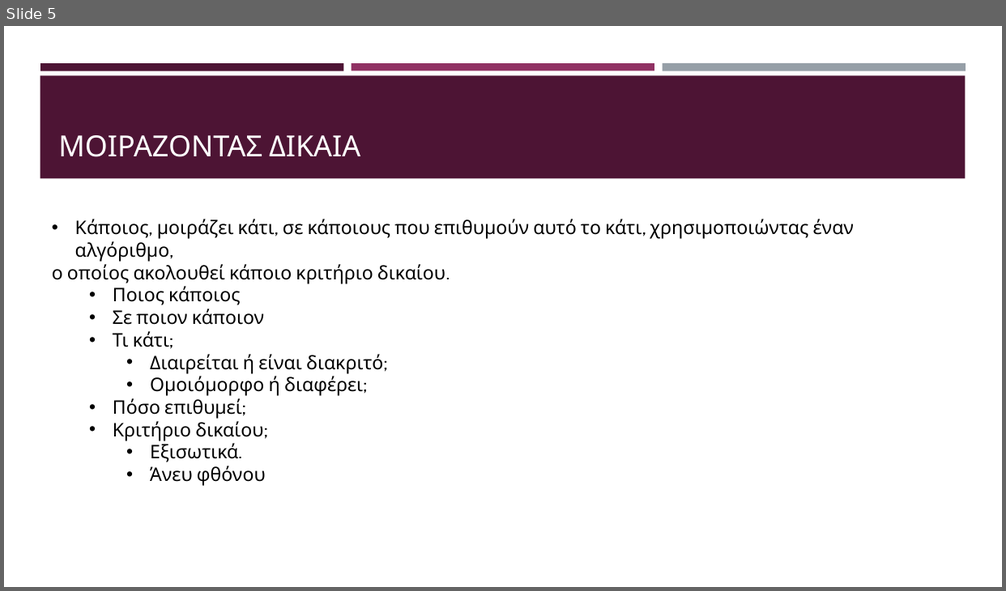
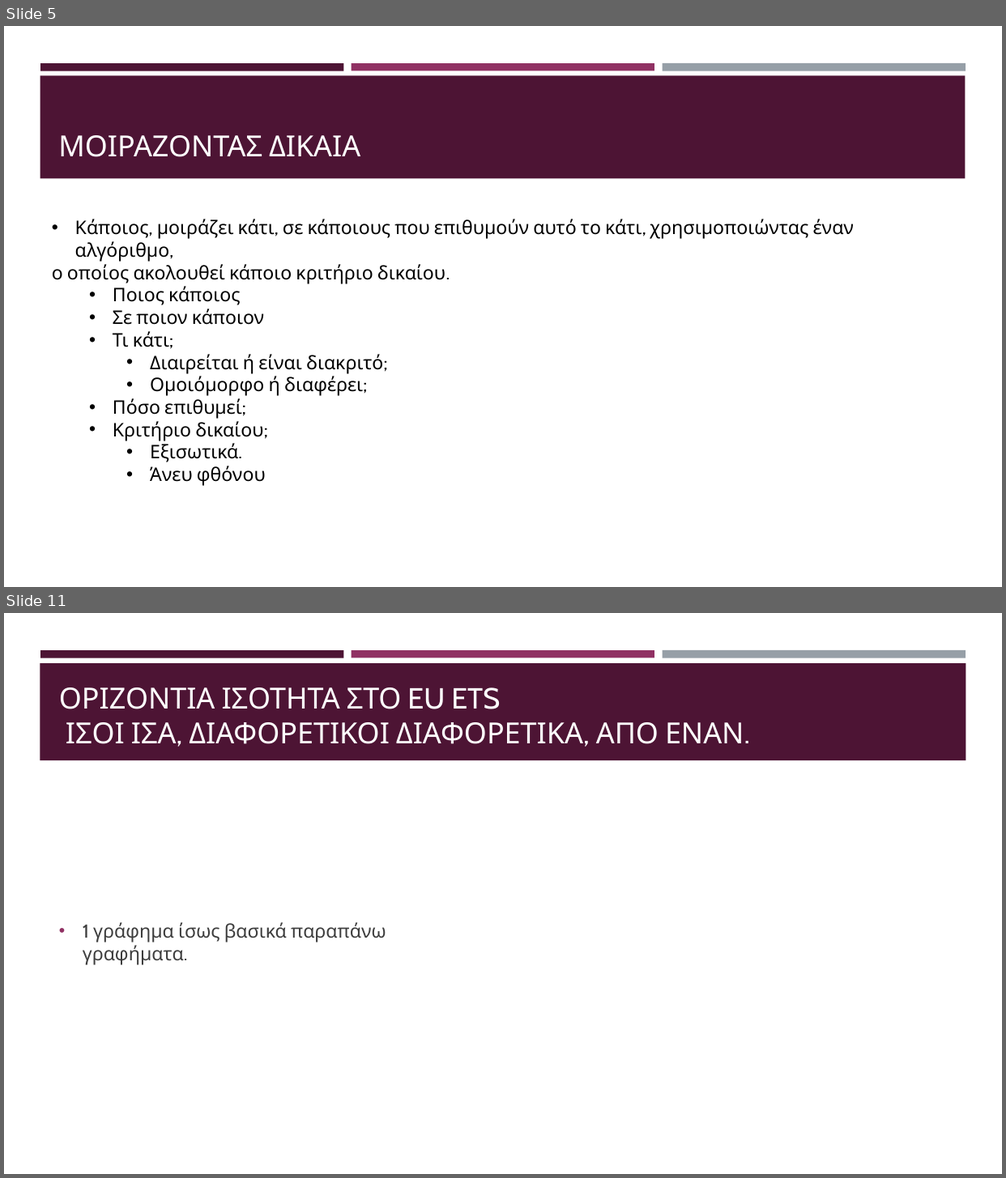
Before and after one commit to kwpap/Diplomatiki_kwpap_step_1, a slide deck: Thesis/Παρουσίαση.pptx. Shown one above the other, each under a label of ours: slide 5 before the commit, slides 5 and 11 after it; the slides between them are not shown. The pictures are 1006x591 and 1006x1178 pixels, drawn with LibreOffice and Linux fonts; fonts in the diff are those of the drawing. Boxes give left, top, right and bottom in pixels: in the first picture for what was removed or moved away, otherwise in the second. Text is boxed around its words. In the diff, an @@ line names an element or a change of style, - is before the commit and + after.

```diff
--- a/Thesis/Παρουσίαση.pptx
+++ b/Thesis/Παρουσίαση.pptx
@@ slide 11 added at (4, 613, 1002, 1174), background #FFFFFF; not listed: 3 template elements that a slide beside it also shows @@
@@ rectangle added at (40, 663, 966, 760), fill #4D1434 @@
@@ title added at (59, 688, 744, 744), 28 pt, text #FFFFFF @@
+ΟΡΙΖΟΝΤΙΑ ΙΣΟΤΗΤΑ ΣΤΟ EU ETS
+ΙΣΟΙ ΙΣΑ, ΔΙΑΦΟΡΕΤΙΚΟΙ ΔΙΑΦΟΡΕΤΙΚΑ, ΑΠΟ ΕΝΑΝ.
@@ text added at (83, 922, 386, 965), 18 pt, text #3D3D3D @@
+• 1 γράφημα ίσως βασικά παραπάνω γραφήματα.
```
Also in this commit, not shown: 3 slides changed, 17 other slides added, 1 other file.
